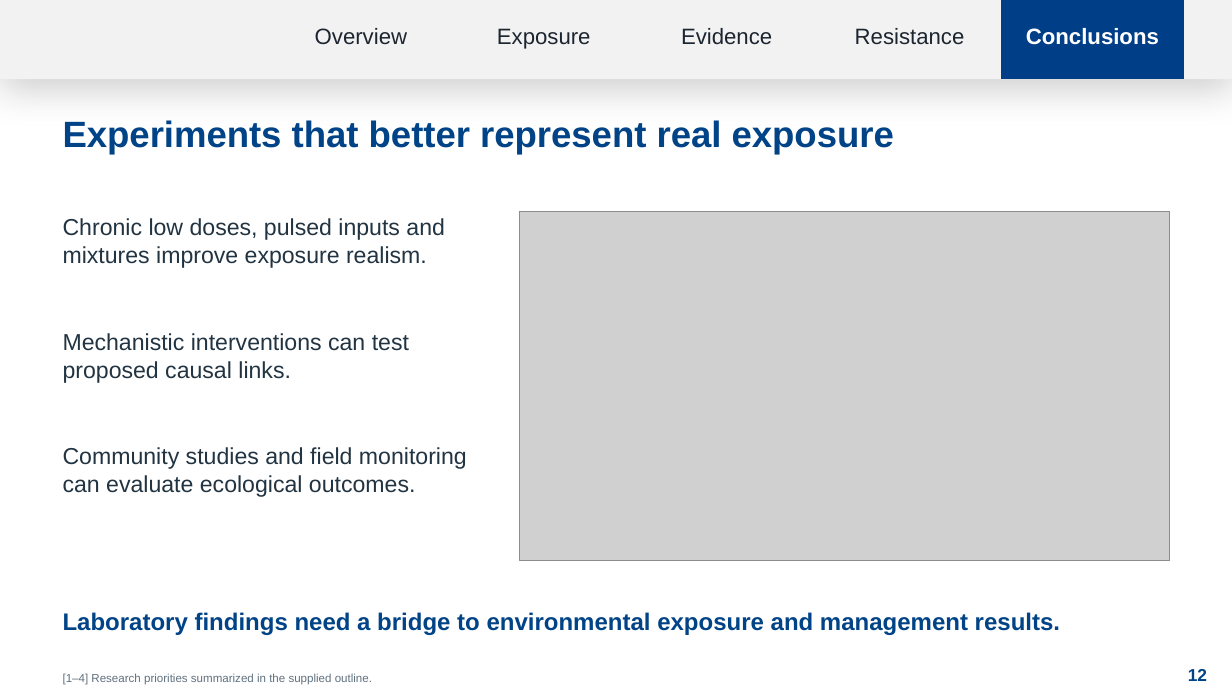
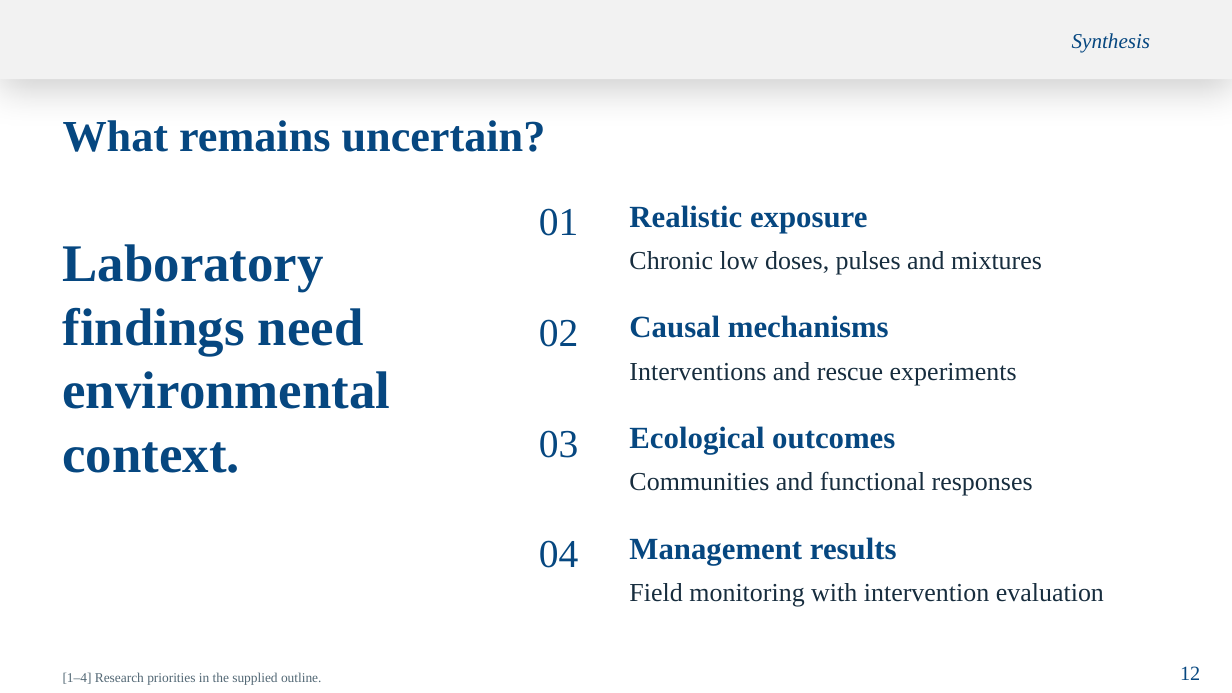
Before and after one commit to sophiawang122/yang, a slide deck: slide 12 of Antibiotics_Environmental_Toxicology_EN.pptx. Drawn at 1232x693 pixels with LibreOffice and Linux fonts; fonts in the diff are those of the drawing; grey boxes stand for pictures; background and template pictures are left out. Boxes give left, top, right and bottom in pixels: in the first picture for what was removed or moved away, otherwise in the second. Text is boxed around its words. In the diff, an @@ line names an element or a change of style, - is before the commit and + after.

```diff
--- a/Antibiotics_Environmental_Toxicology_EN.pptx
+++ b/Antibiotics_Environmental_Toxicology_EN.pptx
@@ text removed at box(315, 28, 407, 45) @@
-Overview
@@ text removed at box(681, 28, 772, 45) @@
-Evidence
@@ text removed at box(855, 28, 965, 45) @@
-Resistance
@@ rectangle removed at box(1001, 0, 1184, 79) @@
@@ text removed at box(1026, 28, 1159, 45) @@
-Conclusions
@@ text added at box(1072, 33, 1151, 52), 16.5 pt, text #064780, italic @@
+Synthesis
@@ text removed at box(63, 120, 894, 154) @@
-Experiments that better represent real exposure
@@ text added at box(63, 120, 546, 152), 34.5 pt, text #064780, bold @@
+What remains uncertain?
@@ text added at box(539, 208, 578, 236), 30.8 pt, text #064780 @@
+01
@@ text at box(629, 205, 867, 233): text changed; size 17.2 to 24 pt; font Arial to Times New Roman; text colour #1C2530 to #064780; bold on @@
-Exposure
+Realistic exposure
@@ text "Realistic exposure" at box(629, 205, 867, 233): vertical alignment middle to top @@
@@ picture removed at box(519, 212, 1169, 561) @@
@@ text added at box(63, 244, 391, 473), 41.2 pt, text #064780, bold @@
+Laboratory
+findings need
+environmental
+context.
@@ text at box(629, 251, 1042, 275): text changed; size 18 to 20.2 pt; font Arial to Times New Roman; text colour #223442 to #172D3E @@
-Chronic low doses, pulsed inputs and mixtures improve exposure realism.
+Chronic low doses, pulses and mixtures
@@ text added at box(539, 319, 578, 347), 30.8 pt, text #064780 @@
+02
@@ text added at box(629, 315, 889, 338), 24 pt, text #064780, bold @@
+Causal mechanisms
@@ text removed at box(63, 333, 409, 383) @@
-Mechanistic interventions can test proposed causal links.
@@ text added at box(629, 362, 1017, 386), 20.2 pt, text #172D3E @@
+Interventions and rescue experiments
@@ text removed at box(63, 447, 467, 497) @@
-Community studies and field monitoring can evaluate ecological outcomes.
@@ text added at box(539, 430, 578, 458), 30.8 pt, text #064780 @@
+03
@@ text added at box(629, 426, 895, 454), 24 pt, text #064780, bold @@
+Ecological outcomes
@@ text added at box(629, 471, 1033, 496), 20.2 pt, text #172D3E @@
+Communities and functional responses
@@ text added at box(629, 537, 897, 565), 24 pt, text #064780, bold @@
+Management results
@@ text added at box(539, 540, 578, 568), 30.8 pt, text #064780 @@
+04
@@ text added at box(629, 583, 1104, 607), 20.2 pt, text #172D3E @@
+Field monitoring with intervention evaluation
@@ text removed at box(63, 612, 1060, 635) @@
-Laboratory findings need a bridge to environmental exposure and management results.
@@ text at box(63, 672, 321, 685): text changed; size 9 to 10.5 pt; font Arial to Times New Roman; text colour #60717F to #536875 @@
-[1–4] Research priorities summarized in the supplied outline.
+[1–4] Research priorities in the supplied outline.
@@ text "12" at box(1180, 666, 1200, 680): size 13.5 to 15.8 pt, font Arial to Times New Roman, text colour #004386 to #064780, bold off @@
```
Also in this commit, not shown: 12 other slides changed, 4 slides added, 4 slides removed.
